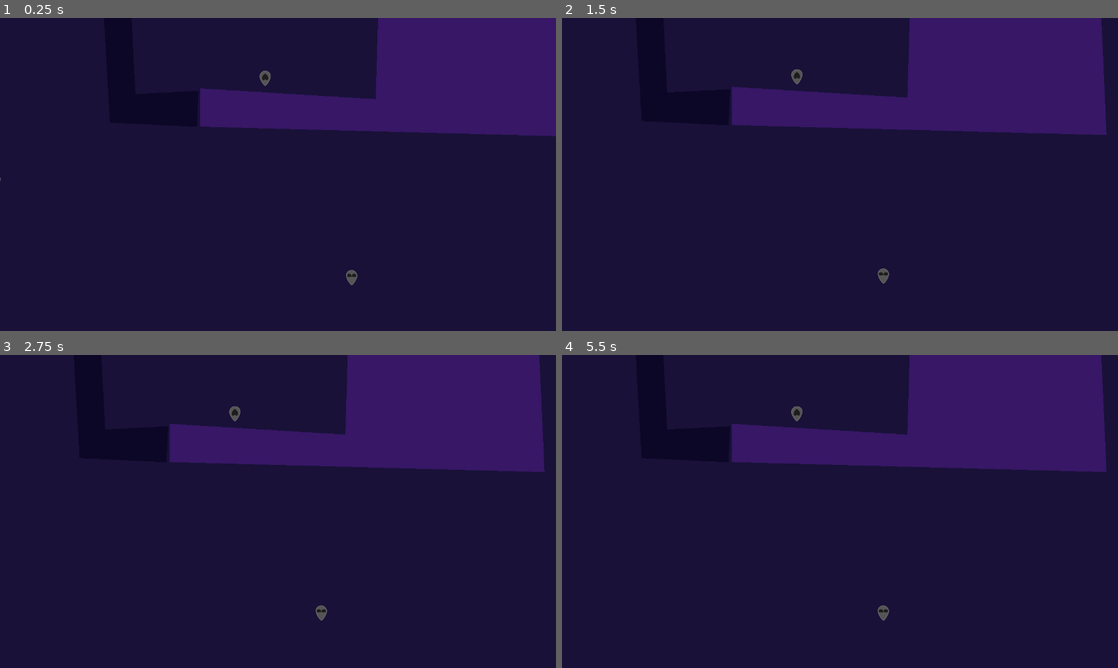
Above: before the commit, frames 1-4 (two rows, left to right).
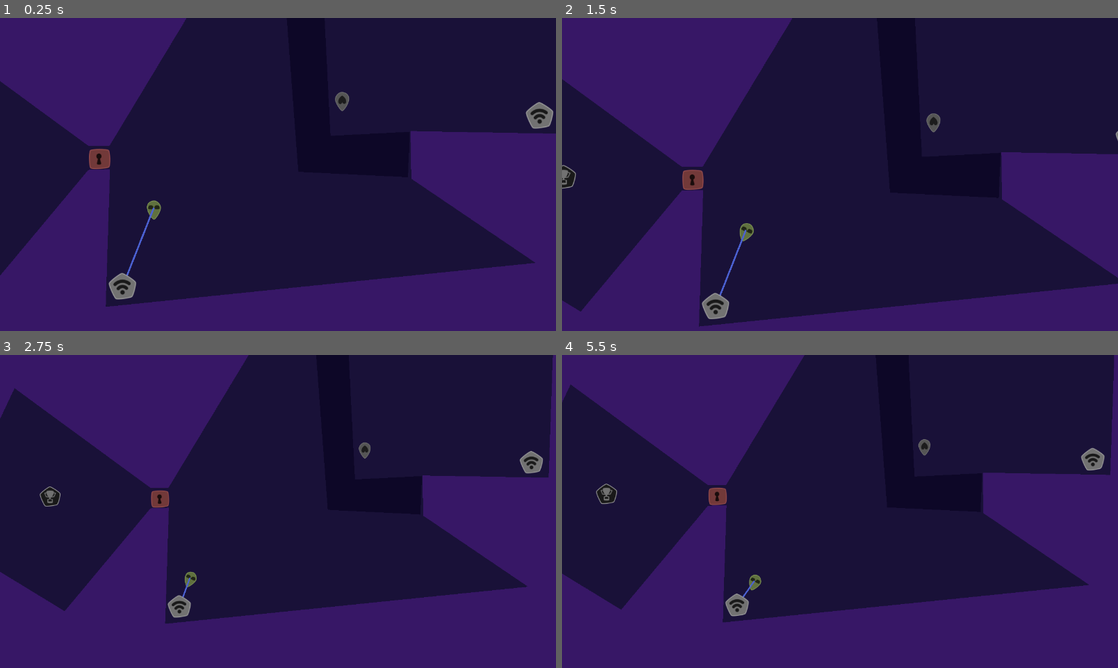
Above: after the commit, the same moments.

Repository: jacobabarbary/BooleanCircuit
Game: Godot game, scene res://level/level_3.tscn
Two runs of this game, one before a commit and one after it. Both use one fixed random seed, a clock stepped at 60 frames per second and the inputs below. This scene is started directly instead of the project's main scene.
Inputs:
- Up to frame 1 (0.25 s): no input
- Up to frame 2 (1.5 s): tap S (Player2Action) at 0.6 s; tap Down (PlayerAction) at 1.35 s
- Up to frame 3 (2.75 s): tap S (Player2Action) at 2.1 s
- Up to frame 4 (5.5 s): tap Down (PlayerAction) at 2.85, 4.35 s; tap S (Player2Action) at 3.6, 5.1 s

The runs differ from the first frame. In frame 1, 53% of the frame differs, in the area x 0-100%, y 0-100%; in frame 2, 48%; in frame 3, 58%; in frame 4, 58%.
Error in both runs: Invalid call. Nonexistent function '_on_some_players_connected' in base 'Viewport'. (res://level/level.gd:15)

Commit message:
level_3_playable

Diff:
--- a/level/level_3.tscn
+++ b/level/level_3.tscn
@@ -7,6 +7,8 @@
 [ext_resource path="res://shared/Camera.tscn" type="PackedScene" id=5]
 [ext_resource path="res://objects/wall/Wall.tscn" type="PackedScene" id=6]
 [ext_resource path="res://objects/key/trigger.tscn" type="PackedScene" id=7]
+[ext_resource path="res://objects/finish/finish.tscn" type="PackedScene" id=8]
+[ext_resource path="res://objects/door/door.tscn" type="PackedScene" id=9]
 
 [sub_resource type="PhysicsMaterial" id=1]
 friction = 10.0
@@ -22,30 +24,33 @@
 [node name="Wall" parent="Walls" instance=ExtResource( 6 )]
 
 [node name="CollisionPolygon2D" parent="Walls/Wall" index="0"]
-position = Vector2( 991.661, 19.7278 )
+position = Vector2( 990.434, 18.1411 )
 scale = Vector2( 1.42866, 1.39552 )
-polygon = PoolVector2Array( 411.53, -424.573, 435.867, 131.354, -326.438, 110.488, -326.337, 30.8217, 30.6452, 53.2949, 39.0331, -250.112, -452.278, -242.976, -670.761, -498.236, -76.9176, -586.631 )
+polygon = PoolVector2Array( 411.53, -424.573, 457.111, 98.6176, 299.113, 710.728, -720.131, 783.674, -1325.96, 528.766, -1162.95, 160.653, -935.221, 302.99, -770.643, 101.356, -735.562, 100.33, -742.536, 327.748, -47.5589, 255.054, -248.498, 115.852, -249.731, 37.1652, -8.03821, 41.4317, 1.41467, -245.369, -386.154, -235.692, -481.034, -371.081, -736.319, 61.3225, -770.747, 61.3225, -1031.11, -133.838, -1335.55, 526.312, -1491.37, -258.996, -631.661, -656.334, -76.9176, -586.631 )
+
+[node name="Finish" parent="Walls/Wall" instance=ExtResource( 8 )]
+position = Vector2( -385.139, 129.121 )
 
 [node name="Fencing" type="Node2D" parent="."]
 
 [node name="Fence" parent="Fencing" instance=ExtResource( 1 )]
 
 [node name="CollisionPolygon2D" parent="Fencing/Fence" index="0"]
-position = Vector2( -783.987, -910.481 )
+position = Vector2( -672.086, -908.811 )
 scale = Vector2( 1.56332, 1.42617 )
-polygon = PoolVector2Array( 647.694, 330.809, 704.02, 411.17, 716.971, 693.926, 834.247, 687.424, 831.368, 760.837, 669.485, 752.204 )
+polygon = PoolVector2Array( 647.694, 330.809, 704.02, 411.17, 716.971, 693.926, 834.247, 687.424, 831.368, 760.837, 669.485, 752.204, 649.225, 457.952 )
 
 [node name="Players" type="Node2D" parent="."]
 
 [node name="player" parent="Players" instance=ExtResource( 3 )]
-position = Vector2( 713.559, 27.9943 )
+position = Vector2( 475.334, -3.78346 )
 rotation = -0.0222921
 physics_material_override = SubResource( 1 )
 skin = 6
 color = Color( 1, 0.341176, 0.819608, 1 )
 
 [node name="player2" parent="Players" instance=ExtResource( 3 )]
-position = Vector2( 965.447, 606.944 )
+position = Vector2( 40.793, 246.824 )
 physics_material_override = SubResource( 1 )
 skin = 2
 color = Color( 0.843137, 0.988235, 0.552941, 1 )
@@ -56,16 +61,20 @@
 
 [node name="Tower" parent="." instance=ExtResource( 2 )]
 pause_mode = 1
-position = Vector2( -87.1252, 333.852 )
+position = Vector2( 931.741, 35.3987 )
+
+[node name="Tower2" parent="." instance=ExtResource( 2 )]
+pause_mode = 1
+position = Vector2( -31.6729, 429.695 )
+
+[node name="door" parent="." instance=ExtResource( 9 )]
+position = Vector2( -84.8321, 133.998 )
+rotation = -0.0222921
 
 [node name="trigger" parent="." instance=ExtResource( 7 )]
-position = Vector2( 354.322, -281.111 )
+position = Vector2( 913.823, -299.308 )
 rotation = -0.0222921
 type = 1
-
-[node name="trigger2" parent="." instance=ExtResource( 7 )]
-position = Vector2( 1024.94, -294.486 )
-rotation = -0.0222921
 
 [editable path="Walls/Wall"]
 
Not shown: 1 places in level/level_3.tscn that only renumber resources
